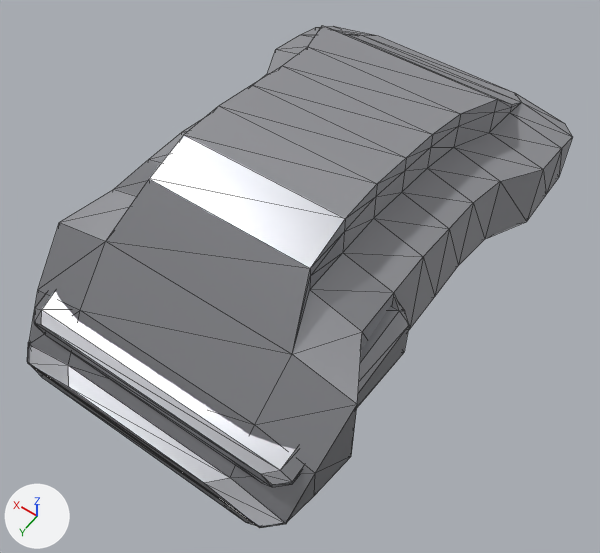
The glTF model prototype/assets/models/hulls/brenntal_heavy_a.glb: old version first, new version second.
Camera for both pictures: a 50 mm lens placed at (-4.46, 6.47, 8.34), pointed at (-0.37, 0.75, -0.65). The lights are fixed; the arrows at lower left show +X, +Y and +Z. The picture after the commit comes second. Mesh edges are drawn as thin lines. Vertices at exactly the same position are counted once.

The first picture shows 'brenntal_heavy_a'.
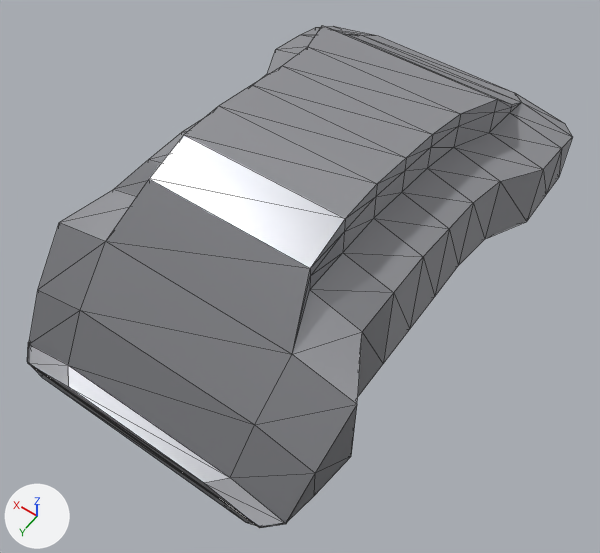
What differs and where, as boxes [x1, y1, x2, y2] in the pictures (600 x 553 px):
part 1 of me_brenntal_heavy_a_mesh, deleted
    before: [34, 291, 409, 487]

What the commit changed:
me_brenntal_heavy_a_mesh is used by ob_brenntal_heavy_a; location (0.0, 0.0, 0.0).
me_brenntal_heavy_a_mesh had 176 vertices, 344 faces and spanned x -2.35..2.35, y -3.75..3.75, z -1.31..1.31.
me_brenntal_heavy_a_mesh now has 144 vertices, 284 faces and spans x -2.35..2.35, y -3.75..3.75, z -1.31..1.31.
me_brenntal_heavy_a_mesh part 1: the loose piece of 32 vertices spanning x -2.21..2.21, y 0.9..3.45, z -0.67..0.26 is deleted.
